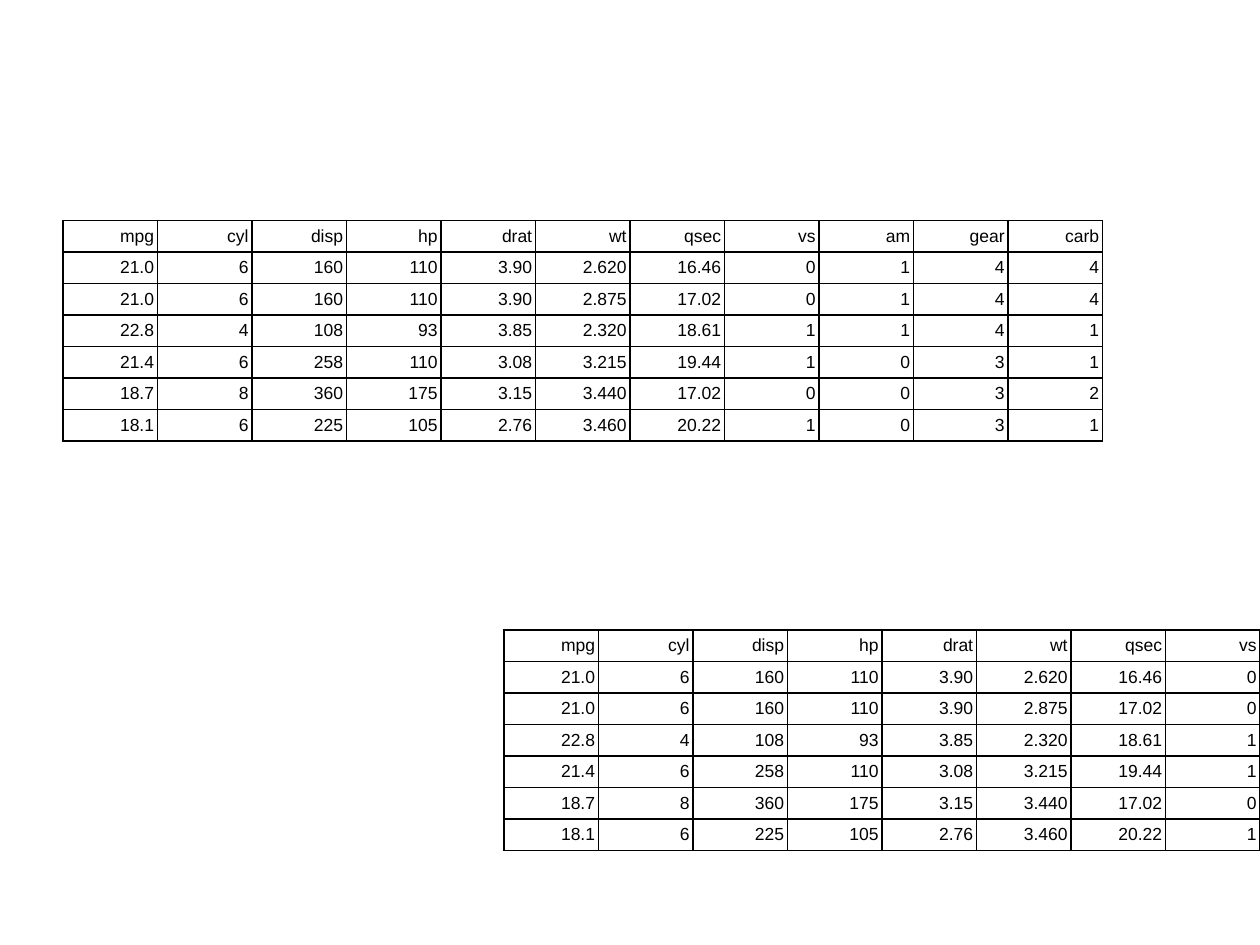
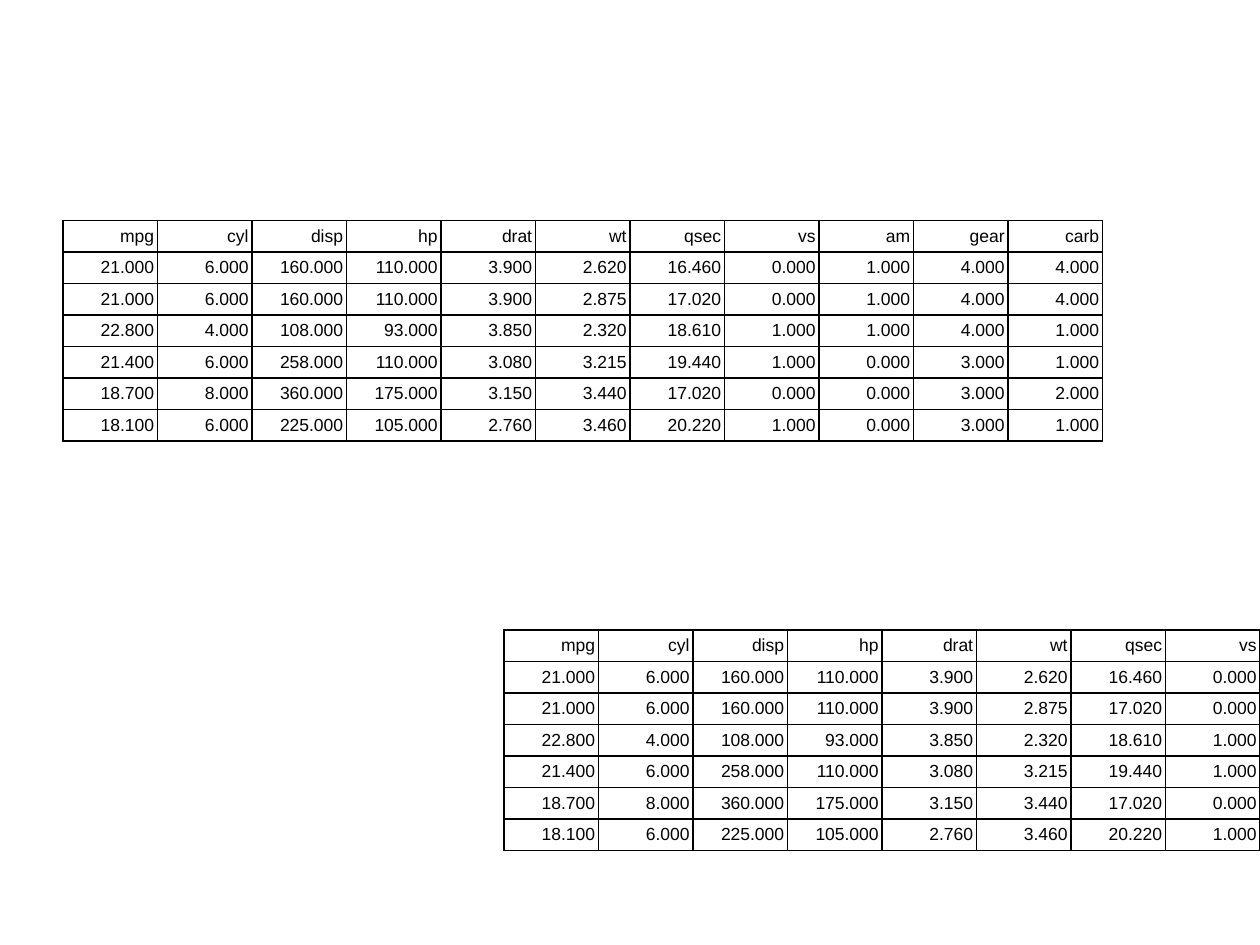
Before and after one commit to davidgohel/flextable, a slide deck: slide 1 of docs/reference/test.pptx. Drawn at 1260x945 pixels with LibreOffice and Linux fonts; fonts in the diff are those of the drawing. Boxes give left, top, right and bottom in pixels: in the first picture for what was removed or moved away, otherwise in the second. Text is boxed around its words. In the diff, an @@ line names an element or a change of style, - is before the commit and + after.

```diff
--- a/docs/reference/test.pptx
+++ b/docs/reference/test.pptx
@@ table at (63, 220, 1102, 844) @@
-row 2: 21.0 | 6 | 160 | 110 | 3.90 | 2.620 | 16.46 | 0 | 1 | 4 | 4
+row 2: 21.000 | 6.000 | 160.000 | 110.000 | 3.900 | 2.620 | 16.460 | 0.000 | 1.000 | 4.000 | 4.000
-row 3: 21.0 | 6 | 160 | 110 | 3.90 | 2.875 | 17.02 | 0 | 1 | 4 | 4
+row 3: 21.000 | 6.000 | 160.000 | 110.000 | 3.900 | 2.875 | 17.020 | 0.000 | 1.000 | 4.000 | 4.000
-row 4: 22.8 | 4 | 108 | 93 | 3.85 | 2.320 | 18.61 | 1 | 1 | 4 | 1
+row 4: 22.800 | 4.000 | 108.000 | 93.000 | 3.850 | 2.320 | 18.610 | 1.000 | 1.000 | 4.000 | 1.000
-row 5: 21.4 | 6 | 258 | 110 | 3.08 | 3.215 | 19.44 | 1 | 0 | 3 | 1
+row 5: 21.400 | 6.000 | 258.000 | 110.000 | 3.080 | 3.215 | 19.440 | 1.000 | 0.000 | 3.000 | 1.000
-row 6: 18.7 | 8 | 360 | 175 | 3.15 | 3.440 | 17.02 | 0 | 0 | 3 | 2
+row 6: 18.700 | 8.000 | 360.000 | 175.000 | 3.150 | 3.440 | 17.020 | 0.000 | 0.000 | 3.000 | 2.000
-row 7: 18.1 | 6 | 225 | 105 | 2.76 | 3.460 | 20.22 | 1 | 0 | 3 | 1
+row 7: 18.100 | 6.000 | 225.000 | 105.000 | 2.760 | 3.460 | 20.220 | 1.000 | 0.000 | 3.000 | 1.000
@@ table at (504, 630, 1260, 844) @@
-row 2: 21.0 | 6 | 160 | 110 | 3.90 | 2.620 | 16.46 | 0 | 1 | 4 | 4
+row 2: 21.000 | 6.000 | 160.000 | 110.000 | 3.900 | 2.620 | 16.460 | 0.000 | 1.000 | 4.000 | 4.000
-row 3: 21.0 | 6 | 160 | 110 | 3.90 | 2.875 | 17.02 | 0 | 1 | 4 | 4
+row 3: 21.000 | 6.000 | 160.000 | 110.000 | 3.900 | 2.875 | 17.020 | 0.000 | 1.000 | 4.000 | 4.000
-row 4: 22.8 | 4 | 108 | 93 | 3.85 | 2.320 | 18.61 | 1 | 1 | 4 | 1
+row 4: 22.800 | 4.000 | 108.000 | 93.000 | 3.850 | 2.320 | 18.610 | 1.000 | 1.000 | 4.000 | 1.000
-row 5: 21.4 | 6 | 258 | 110 | 3.08 | 3.215 | 19.44 | 1 | 0 | 3 | 1
+row 5: 21.400 | 6.000 | 258.000 | 110.000 | 3.080 | 3.215 | 19.440 | 1.000 | 0.000 | 3.000 | 1.000
-row 6: 18.7 | 8 | 360 | 175 | 3.15 | 3.440 | 17.02 | 0 | 0 | 3 | 2
+row 6: 18.700 | 8.000 | 360.000 | 175.000 | 3.150 | 3.440 | 17.020 | 0.000 | 0.000 | 3.000 | 2.000
-row 7: 18.1 | 6 | 225 | 105 | 2.76 | 3.460 | 20.22 | 1 | 0 | 3 | 1
+row 7: 18.100 | 6.000 | 225.000 | 105.000 | 2.760 | 3.460 | 20.220 | 1.000 | 0.000 | 3.000 | 1.000
```
Also in this commit, not shown: 52 other files.
